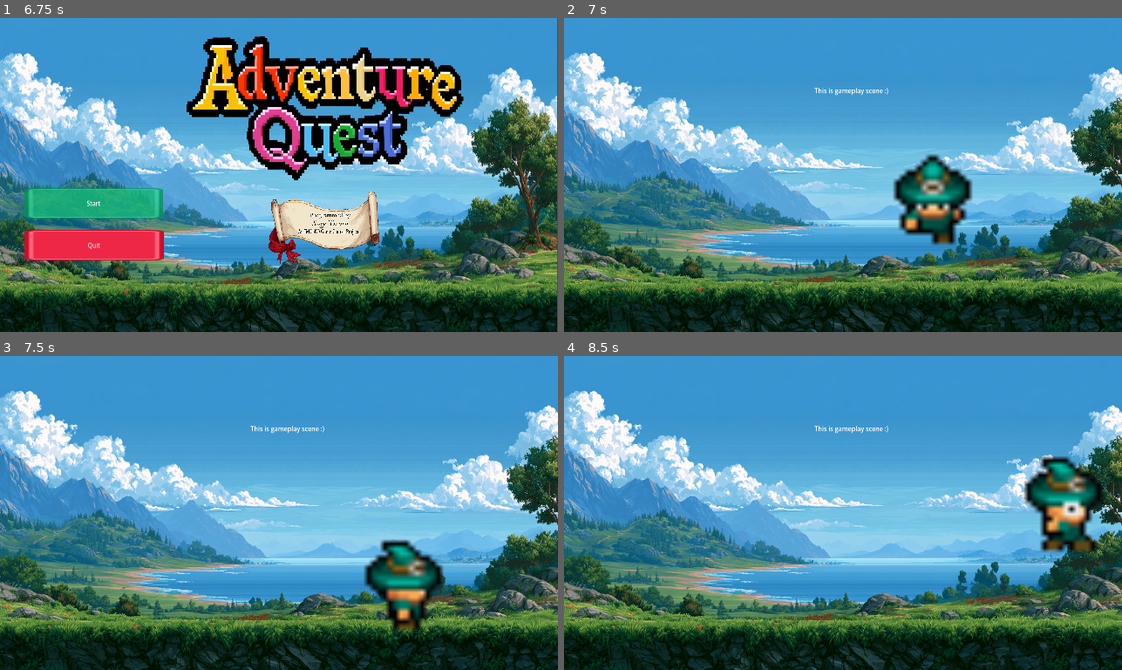
Above: before the commit, frames 1-4 (two rows, left to right).
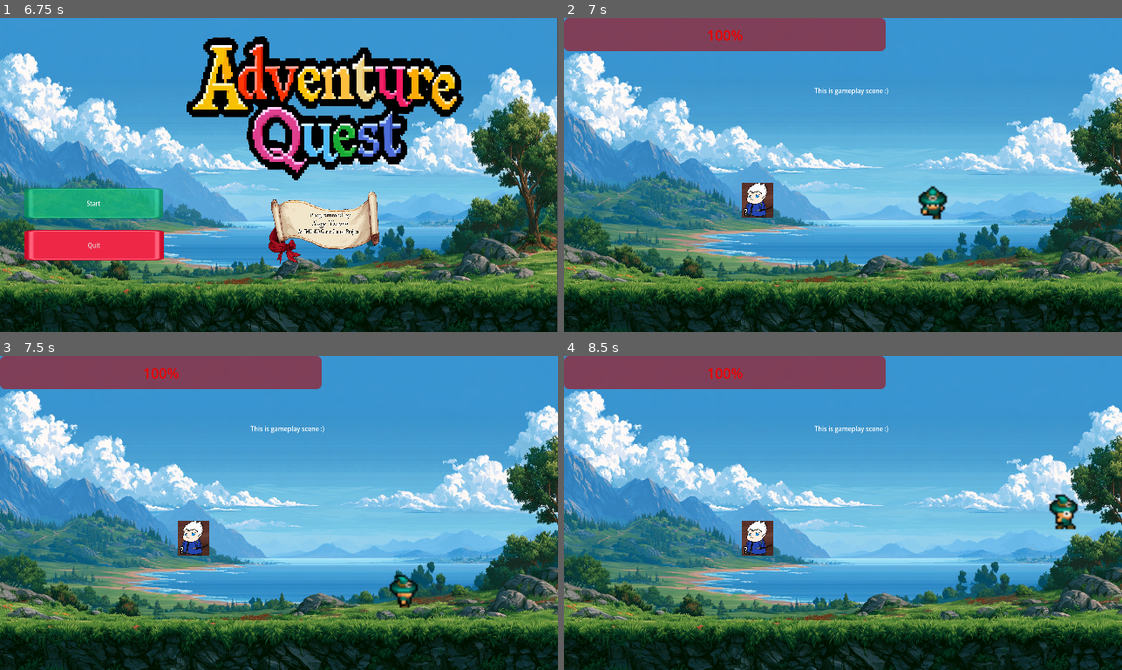
Above: after the commit, the same moments.

Repository: TheSateWarco/2dTDFantasyAdventureGame
Game: Godot game, scene res://Tesoro_Sage_FantasyAdventure/Scenes/UI/start_screen_ui.tscn
The game is run twice, just before and just after one commit, with the same random seed, the same clock (stepped at 60 frames per second) and the same inputs. Sound files missing from this copy of the repository are replaced by a short silence.
Inputs:
- Up to frame 1 (6.75 s): click "Start" at 0.5 s; click "Start" at 1.25 s; tap Enter at 2, 3.5, 5 s; hold D (moveRight) 2.03-2.78 s; hold E (attack) 2.03-2.78 s; tap Space at 2.75, 4.25, 5.75 s; hold S (moveDown) 2.78-3.53 s; tap M (testDie) at 2.85 s; hold D (moveRight) 3.53-4.28 s; hold N (testHit) 3.53-4.28 s; hold W (moveUp) 4.28-5.03 s; tap E (attack) at 4.35 s; hold M (testDie) 5.03-5.78 s; hold A (moveLeft) 5.03-6.53 s; tap N (testHit) at 5.85 s; hold S (moveDown) from 6.53 s (still down); hold E (attack) from 6.53 s (still down)
- Up to frame 2 (7 s): keep holding S (moveDown); keep holding E (attack)
- Up to frame 3 (7.5 s): release S (moveDown) at 7.28 s; release E (attack) at 7.28 s; hold D (moveRight) from 7.28 s (still down); tap M (testDie) at 7.35 s
- Up to frame 4 (8.5 s): release D (moveRight) at 8.03 s; hold W (moveUp) from 8.03 s (still down); hold N (testHit) from 8.03 s (still down)

Frame 1 is identical in both runs. In frame 2, 9.6% of the frame differs, in the area x 0-74%, y 0-73%; in frame 3, 9.4%; in frame 4, 9.7%, in the area x 0-97%, y 0-64%.
Error in both runs: Cannot call method 'change_scene_to_file' on a null value. (res://Tesoro_Sage_FantasyAdventure/Scripts/start_screen_ui.gd:8)

Commit message:
health bar and blob with idle patrol chase states

Diff:
--- /dev/null
+++ b/2dtd-fantasy-adventure-game/Tesoro_Sage_FantasyAdventure/Scenes/Characters/Blob.tscn
@@ -0,0 +1,33 @@
+[gd_scene format=3 uid="uid://cmuknvmn604cd"]
+
+[ext_resource type="Script" uid="uid://dhr1gkjxjv2rb" path="res://Tesoro_Sage_FantasyAdventure/Scripts/blobAI.gd" id="1_hxqqi"]
+[ext_resource type="Texture2D" uid="uid://cpp2sjakyfybd" path="res://Tesoro_Sage_FantasyAdventure/Assets/Art/Character/Virgil.jpg" id="1_y8vdf"]
+
+[sub_resource type="RectangleShape2D" id="RectangleShape2D_7gjvw"]
+
+[sub_resource type="CircleShape2D" id="CircleShape2D_hxqqi"]
+radius = 19.186903
+
+[node name="Blob" type="CharacterBody2D" unique_id=608503223]
+scale = Vector2(2.525, 2.525)
+collision_layer = 2
+script = ExtResource("1_hxqqi")
+
+[node name="Sprite2D" type="Sprite2D" parent="." unique_id=1430882816]
+position = Vector2(0, -1.955)
+scale = Vector2(0.04, 0.04)
+texture = ExtResource("1_y8vdf")
+
+[node name="CollisionShape2D" type="CollisionShape2D" parent="." unique_id=1212402065]
+position = Vector2(0, -1.9999999)
+scale = Vector2(0.99999994, 0.99999994)
+shape = SubResource("RectangleShape2D_7gjvw")
+
+[node name="DetectionArea" type="Area2D" parent="." unique_id=98839584]
+position = Vector2(0, 2.875)
+scale = Vector2(2.25, 2.25)
+
+[node name="CollisionShape2D" type="CollisionShape2D" parent="DetectionArea" unique_id=732381919]
+position = Vector2(0, -1.9999999)
+scale = Vector2(0.99999994, 0.99999994)
+shape = SubResource("CircleShape2D_hxqqi")
--- a/2dtd-fantasy-adventure-game/Tesoro_Sage_FantasyAdventure/Scenes/Characters/Player.tscn
+++ b/2dtd-fantasy-adventure-game/Tesoro_Sage_FantasyAdventure/Scenes/Characters/Player.tscn
@@ -1,7 +1,8 @@
 [gd_scene format=3 uid="uid://dq1cld2f0x4ew"]
 
-[ext_resource type="Script" uid="uid://ccy7tydykl4by" path="res://Tesoro_Sage_FantasyAdventure/Scenes/Characters/player.gd" id="1_kp4g2"]
+[ext_resource type="Script" uid="uid://ccy7tydykl4by" path="res://Tesoro_Sage_FantasyAdventure/Scripts/player.gd" id="1_kp4g2"]
 [ext_resource type="Texture2D" uid="uid://dp568nati4jwx" path="res://Tesoro_Sage_FantasyAdventure/Assets/Art/Character/Mage-Cyan.png" id="1_vhbr8"]
+[ext_resource type="Script" uid="uid://drknsjov1n035" path="res://Tesoro_Sage_FantasyAdventure/Scripts/damageArea.gd" id="3_fgxnw"]
 
 [sub_resource type="AtlasTexture" id="AtlasTexture_el3qw"]
 atlas = ExtResource("1_vhbr8")
@@ -1905,9 +1906,10 @@
 
 [sub_resource type="CapsuleShape2D" id="CapsuleShape2D_k0x5d"]
 radius = 6.0
-height = 14.0
-
-[node name="Player" type="CharacterBody2D" unique_id=70149729]
+height = 18.0
+
+[node name="Player" type="CharacterBody2D" unique_id=70149729 groups=["player"]]
+collision_mask = 2
 script = ExtResource("1_kp4g2")
 
 [node name="AnimatedSprite2D" type="AnimatedSprite2D" parent="." unique_id=1357244899]
@@ -1916,6 +1918,15 @@
 
 [node name="CollisionShape2D" type="CollisionShape2D" parent="." unique_id=253331016]
 position = Vector2(0, -2)
+scale = Vector2(0.785, 0.785)
 shape = SubResource("CapsuleShape2D_k0x5d")
 
+[node name="DamageArea" type="Area2D" parent="." unique_id=1405051952]
+collision_mask = 2
+script = ExtResource("3_fgxnw")
+
+[node name="CollisionShape2D" type="CollisionShape2D" parent="DamageArea" unique_id=557660920]
+position = Vector2(0, -2)
+shape = SubResource("CapsuleShape2D_k0x5d")
+
 [connection signal="animation_finished" from="AnimatedSprite2D" to="." method="_on_animated_sprite_2d_animation_finished"]
--- /dev/null
+++ b/2dtd-fantasy-adventure-game/Tesoro_Sage_FantasyAdventure/Scenes/HUD/HealthBar.tscn
@@ -0,0 +1,11 @@
+[gd_scene format=3 uid="uid://cke0gxn00xiji"]
+
+[ext_resource type="Script" uid="uid://dkynui0he38eb" path="res://Tesoro_Sage_FantasyAdventure/Scripts/healthBar.gd" id="1_oeogb"]
+
+[node name="HealthBar" type="CanvasLayer" unique_id=512292260]
+
+[node name="healthBar" type="ProgressBar" parent="." unique_id=615535653]
+modulate = Color(0.97566444, 4.5724214e-06, 1.540184e-06, 1)
+offset_right = 369.0
+offset_bottom = 38.0
+script = ExtResource("1_oeogb")
--- a/2dtd-fantasy-adventure-game/Tesoro_Sage_FantasyAdventure/Scenes/Levels/MainGameLvl.tscn
+++ b/2dtd-fantasy-adventure-game/Tesoro_Sage_FantasyAdventure/Scenes/Levels/MainGameLvl.tscn
@@ -2,6 +2,8 @@
 
 [ext_resource type="Texture2D" uid="uid://ce2koajwud1xt" path="res://Tesoro_Sage_FantasyAdventure/Assets/Art/Backgrounds/BG_01.png" id="1_k0x5d"]
 [ext_resource type="PackedScene" uid="uid://dq1cld2f0x4ew" path="res://Tesoro_Sage_FantasyAdventure/Scenes/Characters/Player.tscn" id="2_iuuj8"]
+[ext_resource type="PackedScene" uid="uid://cke0gxn00xiji" path="res://Tesoro_Sage_FantasyAdventure/Scenes/HUD/HealthBar.tscn" id="3_4frqq"]
+[ext_resource type="PackedScene" uid="uid://cmuknvmn604cd" path="res://Tesoro_Sage_FantasyAdventure/Scenes/Characters/Blob.tscn" id="4_pupx1"]
 
 [node name="MainGameLvl" type="Node2D" unique_id=1953114883]
 scale = Vector2(0.447585, 0.4963298)
@@ -23,4 +25,10 @@
 
 [node name="Player" parent="." unique_id=70149729 instance=ExtResource("2_iuuj8")]
 position = Vector2(945.07196, 390.86914)
-scale = Vector2(13.789689, 11.239554)
+scale = Vector2(5.125, 4.179)
+
+[node name="HealthBar" parent="." unique_id=512292260 instance=ExtResource("3_4frqq")]
+
+[node name="Blob" parent="." unique_id=608503223 groups=["enemies"] instance=ExtResource("4_pupx1")]
+position = Vector2(495.9952, 429.15012)
+scale = Vector2(4.02, 4.02)
--- /dev/null
+++ b/2dtd-fantasy-adventure-game/Tesoro_Sage_FantasyAdventure/Scripts/blobAI.gd
@@ -0,0 +1,94 @@
+
+extends CharacterBody2D
+
+enum State { IDLE, PATROL, CHASE }
+
+@export var patrol_speed: float = 40.0
+@export var chase_speed: float = 90.0
+@export var idle_time: float = 2.0
+@export var patrol_distance: float = 100.0
+
+var current_state: State = State.IDLE
+var player: CharacterBody2D = null
+
+var patrol_points: Array[Vector2] = []
+var patrol_index: int = 0
+var idle_timer: float = 0.0
+var is_patrolling: bool = false
+
+@onready var detectionArea: Area2D = $DetectionArea
+
+
+func _ready():
+	# Create two patrol points around the starting position.
+	patrol_points = [
+		global_position,
+		global_position + Vector2(patrol_distance, 0)
+	]
+
+	idle_timer = idle_time
+	current_state = State.IDLE
+
+	detectionArea.body_entered.connect(_on_body_entered)
+	detectionArea.body_exited.connect(_on_body_exited)
+
+
+func _physics_process(delta):
+	match current_state:
+		State.IDLE:
+			velocity = Vector2.ZERO
+			idle_timer -= delta
+
+			if idle_timer <= 0:
+				current_state = State.PATROL
+
+		State.PATROL:
+			patrol()
+
+		State.CHASE:
+			chase_player()
+
+	move_and_slide()
+
+
+func patrol():
+	var target = patrol_points[patrol_index]
+	var direction = global_position.direction_to(target)
+
+	velocity = direction * patrol_speed
+
+	# Check whether the Blob reached its patrol point.
+	if global_position.distance_to(target) < 5.0:
+		velocity = Vector2.ZERO
+
+		# Switch to the other patrol point.
+		patrol_index = (patrol_index + 1) % patrol_points.size()
+
+		# Stop patrolling and idle before moving again.
+		idle_timer = idle_time
+		current_state = State.IDLE
+
+func chase_player():
+	if not is_instance_valid(player):
+		player = null
+		current_state = State.PATROL
+		velocity = Vector2.ZERO
+		return
+
+	var direction = global_position.direction_to(
+		player.global_position
+	)
+
+	velocity = direction * chase_speed
+
+
+func _on_body_entered(body: Node2D):
+	if body is CharacterBody2D and body.is_in_group("player"):
+		player = body
+		current_state = State.CHASE
+
+
+func _on_body_exited(body: Node2D):
+	if body == player:
+		player = null
+		current_state = State.PATROL
--- /dev/null
+++ b/2dtd-fantasy-adventure-game/Tesoro_Sage_FantasyAdventure/Scripts/damageArea.gd
@@ -0,0 +1,26 @@
+extends Area2D
+
+@export var damage: int = 10
+
+var player: CharacterBody2D
+
+func _ready():
+	print("DamageArea is ready!")
+
+	player = get_parent() as CharacterBody2D
+
+	if player == null:
+		print("ERROR: DamageArea parent is not the Player!")
+		return
+
+	body_entered.connect(_on_body_entered)
+
+
+func _on_body_entered(body: Node2D):
+	print("Detected node: ", body.name)
+	print("Node path: ", body.get_path())
+	print("Groups: ", body.get_groups())
+
+	if body.is_in_group("enemies"):
+		player.take_damage(damage)
+		print("Player health: ", player.health)
--- /dev/null
+++ b/2dtd-fantasy-adventure-game/Tesoro_Sage_FantasyAdventure/Scripts/healthBar.gd
@@ -0,0 +1,12 @@
+extends ProgressBar
+
+@onready var player = get_node("/root/MainGameLvl/Player")
+
+func _ready():
+	max_value = player.max_health
+	value = player.health
+
+	player.health_changed.connect(_on_health_changed)
+
+func _on_health_changed(new_health):
+	value = new_health
--- a/2dtd-fantasy-adventure-game/Tesoro_Sage_FantasyAdventure/Scenes/Characters/player.gd
+++ b/2dtd-fantasy-adventure-game/Tesoro_Sage_FantasyAdventure/Scripts/player.gd
@@ -3,6 +3,17 @@
 @onready var animatedSprite = $AnimatedSprite2D
 @onready var lastDirection = "Down"
 @onready var is_action_playing = false
+@onready var max_health: int = 100
+@onready var health: int = 100
+signal health_changed(new_health)
+
+
+
+func take_damage(amount: int):
+	health -= amount
+	health = max(health, 0)
+	play_action_animation("hit")
+	health_changed.emit(health)
 
 func _physics_process(_delta):
 
--- a/2dtd-fantasy-adventure-game/project.godot
+++ b/2dtd-fantasy-adventure-game/project.godot
@@ -21,6 +21,11 @@
 window/size/viewport_height=360
 window/stretch/mode="canvas_items"
 window/stretch/aspect="expand"
+
+[global_group]
+
+player=""
+enemies=""
 
 [input]
 
Binary file added: 2dtd-fantasy-adventure-game/Tesoro_Sage_FantasyAdventure/Assets/Art/Character/Virgil.jpg
Not shown, added: 2dtd-fantasy-adventure-game/Tesoro_Sage_FantasyAdventure/Assets/Art/Character/Virgil.jpg.import
Not shown, added: 2dtd-fantasy-adventure-game/Tesoro_Sage_FantasyAdventure/Scripts/blobAI.gd.uid
Not shown, added: 2dtd-fantasy-adventure-game/Tesoro_Sage_FantasyAdventure/Scripts/damageArea.gd.uid
Not shown, added: 2dtd-fantasy-adventure-game/Tesoro_Sage_FantasyAdventure/Scripts/healthBar.gd.uid
Renamed: 2dtd-fantasy-adventure-game/Tesoro_Sage_FantasyAdventure/Scenes/Characters/player.gd.uid -> 2dtd-fantasy-adventure-game/Tesoro_Sage_FantasyAdventure/Scripts/player.gd.uid
